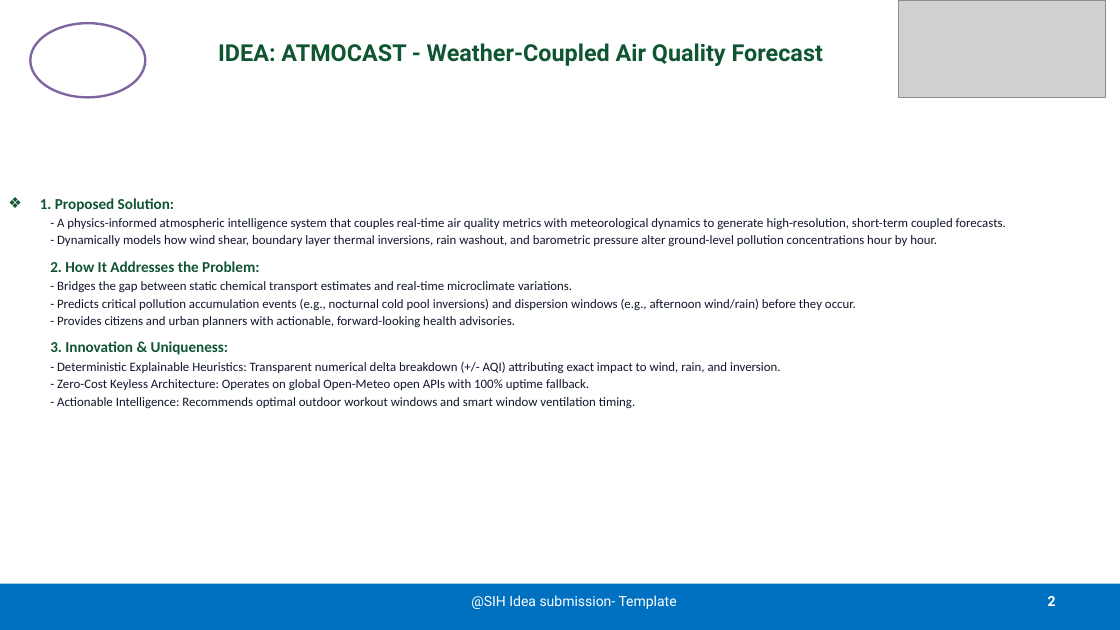
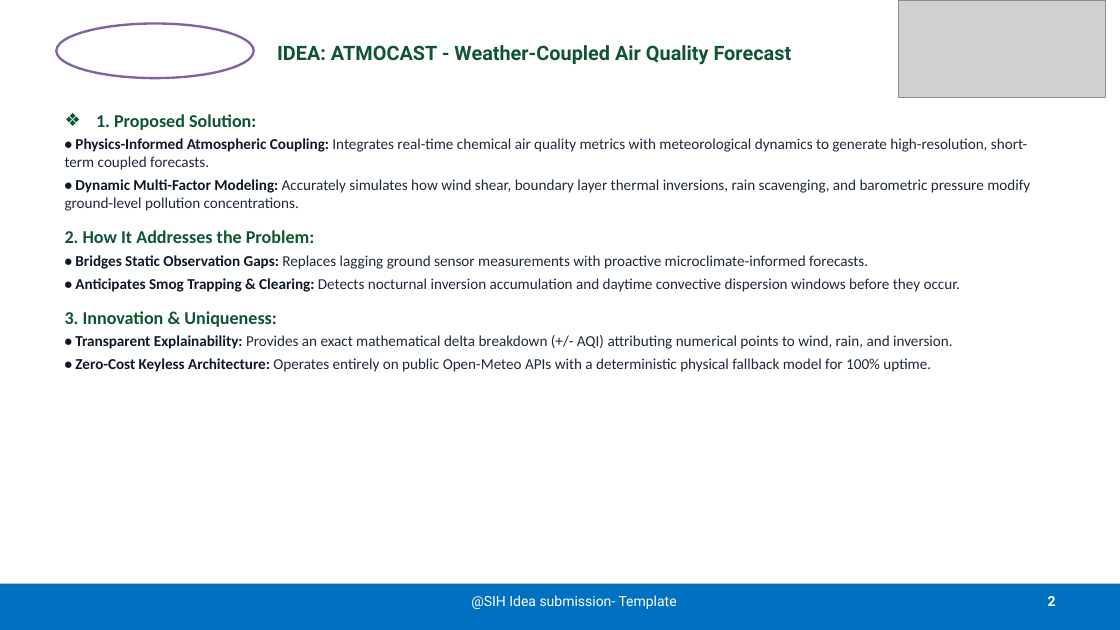
Before and after one commit to NirmalSushil/SIH26082, a slide deck: slide 2 of PPT/SIH2026-IDEA-Presentation-Xtream-09.pptx. Drawn at 1120x630 pixels with LibreOffice and Linux fonts; fonts in the diff are those of the drawing; grey boxes stand for pictures. Boxes give left, top, right and bottom in pixels: in the first picture for what was removed or moved away, otherwise in the second. Text is boxed around its words. In the diff, an @@ line names an element or a change of style, - is before the commit and + after.

Commit message:
fix(ppt): enhance typography, increase font sizes, and optimize shape alignments across all slides

```diff
--- a/PPT/SIH2026-IDEA-Presentation-Xtream-09.pptx
+++ b/PPT/SIH2026-IDEA-Presentation-Xtream-09.pptx
@@ ellipse: place and size @@
-ellipse at (30,24,145,97)
+ellipse at (56,24,254,78)
@@ title "IDEA: ATMOCAST - Weather-Coupled Air ...": place and size @@
-title "IDEA: ATMOCAST - Weather-Coupled Air ..." at (218,43,823,66)
+title "IDEA: ATMOCAST - Weather-Coupled Air ..." at (277,45,792,65)
@@ title "IDEA: ATMOCAST - Weather-Coupled Air ..." at (277,45,792,65): size 20 to 17 pt; alignment centre to left @@
@@ text "1. Proposed Solution:": place and size @@
-text "1. Proposed Solution:" at (40,198,1006,409)
+text "1. Proposed Solution:" at (65,114,1030,372)
@@ text at (65,114,314,327): size 13 to 15.5 pt in "1. Proposed Solution:", "2. How It Addresses the Problem:", "3. Innovation & Uniqueness:"; less space between paragraphs; more space between paragraphs @@
@@ text at (65,138,1030,211): text changed; size 11 to 13 pt; text colour #0F172A to #1E293B @@
-  - A physics-informed atmospheric intelligence system that couples real-time air quality metrics with meteorological dynamics to generate high-resolution, short-term coupled forecasts.
-  - Dynamically models how wind shear, boundary layer thermal inversions, rain washout, and barometric pressure alter ground-level pollution concentrations hour by hour.
+• Physics-Informed Atmospheric Coupling: Integrates real-time chemical air quality metrics with meteorological dynamics to generate high-resolution, short-term coupled forecasts.
+• Dynamic Multi-Factor Modeling: Accurately simulates how wind shear, boundary layer thermal inversions, rain scavenging, and barometric pressure modify ground-level pollution concentrations.
@@ text at (75,255,960,292): text changed; size 11 to 13 pt; text colour #0F172A to #1E293B @@
-  - Bridges the gap between static chemical transport estimates and real-time microclimate variations.
-  - Predicts critical pollution accumulation events (e.g., nocturnal cold pool inversions) and dispersion windows (e.g., afternoon wind/rain) before they occur.
-  - Provides citizens and urban planners with actionable, forward-looking health advisories.
+• Bridges Static Observation Gaps: Replaces lagging ground sensor measurements with proactive microclimate-informed forecasts.
+• Anticipates Smog Trapping & Clearing: Detects nocturnal inversion accumulation and daytime convective dispersion windows before they occur.
@@ text at (75,335,953,372): text changed; size 11 to 13 pt; text colour #0F172A to #1E293B @@
-  - Deterministic Explainable Heuristics: Transparent numerical delta breakdown (+/- AQI) attributing exact impact to wind, rain, and inversion.
-  - Zero-Cost Keyless Architecture: Operates on global Open-Meteo open APIs with 100% uptime fallback.
-  - Actionable Intelligence: Recommends optimal outdoor workout windows and smart window ventilation timing.
+• Transparent Explainability: Provides an exact mathematical delta breakdown (+/- AQI) attributing numerical points to wind, rain, and inversion.
+• Zero-Cost Keyless Architecture: Operates entirely on public Open-Meteo APIs with a deterministic physical fallback model for 100% uptime.
```
Also in this commit, not shown: 5 other slides changed, 1 other file.
